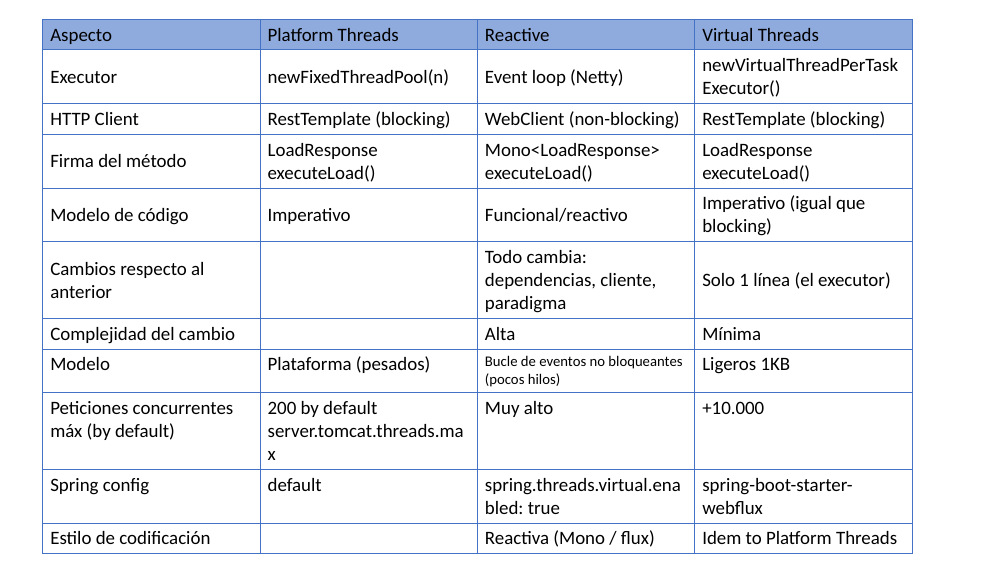
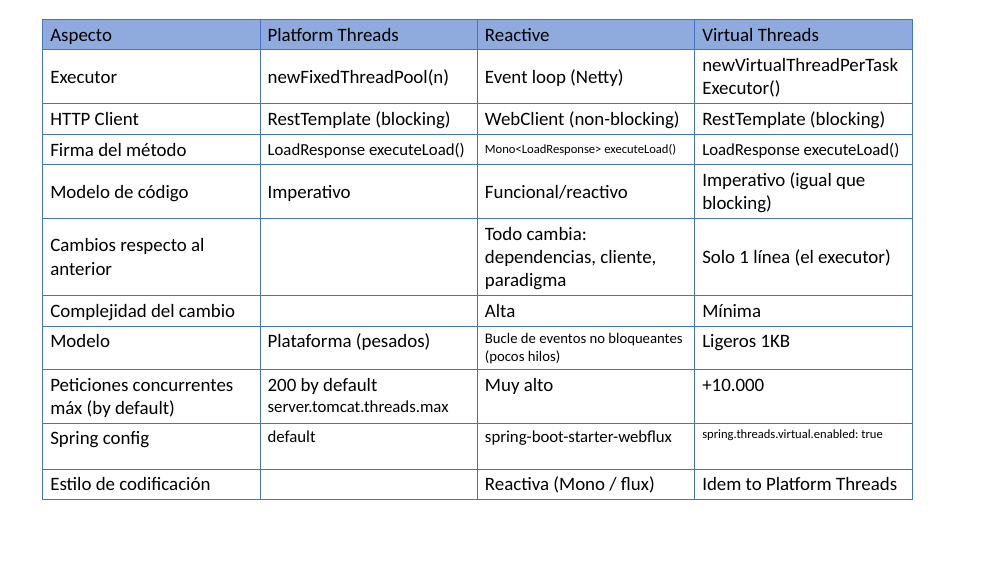
Before and after one commit to bjabinn/javaDarkThreads, a slide deck: slide 2 of Presentation1.pptx (slide 4 before the commit). Drawn at 1008x567 pixels with LibreOffice and Linux fonts; fonts in the diff are those of the drawing. Boxes give left, top, right and bottom in pixels: in the first picture for what was removed or moved away, otherwise in the second. Text is boxed around its words. In the diff, an @@ line names an element or a change of style, - is before the commit and + after.

Commit message:
presentation

```diff
--- a/Presentation1.pptx
+++ b/Presentation1.pptx
@@ table at bbox=[43, 19, 914, 497] @@
-row 10, column 3: spring.threads.virtual.enabled: true
+row 10, column 3: spring-boot-starter-webflux
-row 10, column 4: spring-boot-starter-webflux
+row 10, column 4: spring.threads.virtual.enabled: true
@@ size 18 to 16 pt in "LoadResponse executeLoad()", "LoadResponse executeLoad()", "server.tomcat.threads.max", "default" @@
@@ size 18 to 12 pt in "Mono<LoadResponse> executeLoad()" @@
```
Also in this commit, not shown: 2 other slides changed, 5 slides added, 5 slides removed, 3 other files.
